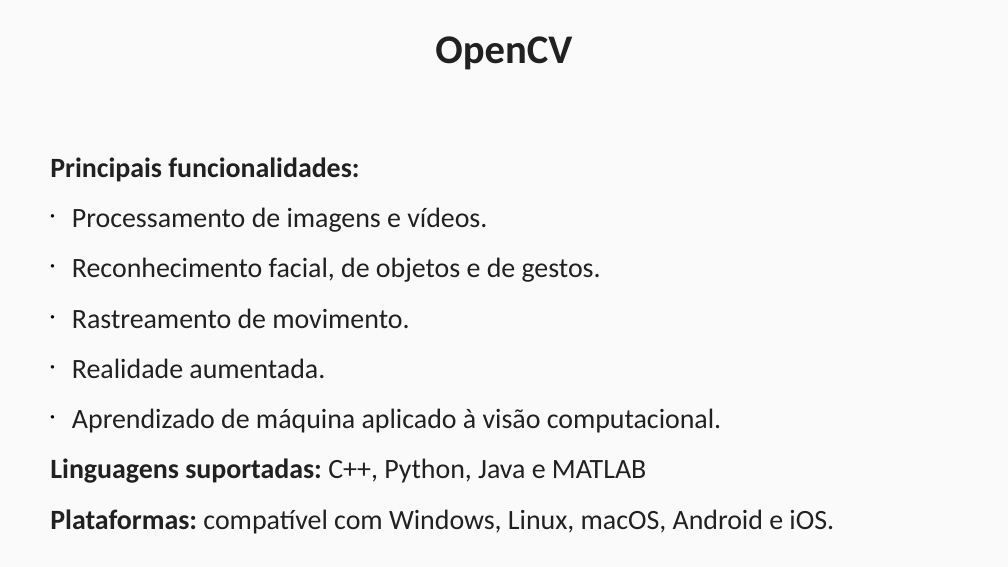
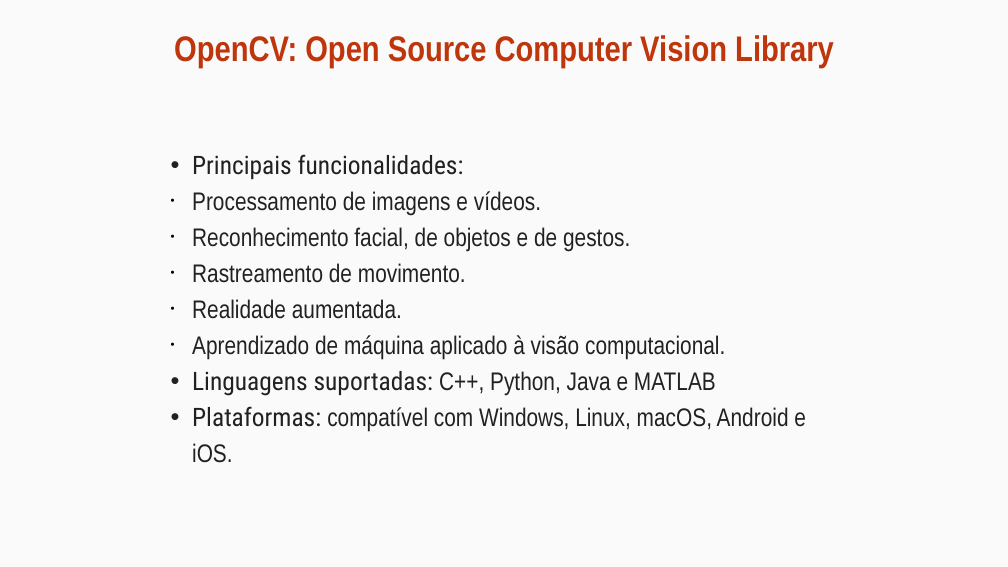
Before and after one commit to maurizioprizzi/finding_lanes, a slide deck: slide 6 of computer_vision_encounter_01.odp (slide 5 before the commit). Drawn at 1008x567 pixels with LibreOffice and Linux fonts; fonts in the diff are those of the drawing. Boxes give left, top, right and bottom in pixels: in the first picture for what was removed or moved away, otherwise in the second. Text is boxed around its words. In the diff, an @@ line names an element or a change of style, - is before the commit and + after.

```diff
--- a/computer_vision_encounter_01.odp
+++ b/computer_vision_encounter_01.odp
@@ title "OpenCV: Open Source Computer Vision ..." at [174, 35, 834, 68]: vertical alignment top to middle @@
@@ title at [174, 35, 834, 68]: text changed; size 32 to 28 pt; font Calibri to Arial Narrow; text colour #212121 to #BF360C @@
-OpenCV
+OpenCV: Open Source Computer Vision Library
@@ subtitle "Principais funcionalidades:": place and size @@
-subtitle "Principais funcionalidades:" at [50, 157, 834, 534]
+subtitle "Principais funcionalidades:" at [192, 154, 806, 463]
@@ subtitle "Principais funcionalidades:" at [192, 154, 806, 463]: size 22 to 20 pt; font Calibri to Roboto Condensed, bold off in "Principais funcionalidades:", "Linguagens suportadas:", "Plataformas:"; font Calibri to Arial Narrow in "Processamento de imagens e vídeos.", "Reconhecimento facial, de objetos e de gestos.", "Rastreamento de movimento.", "Realidade aumentada." and 3 more places; bullet none to •; line spacing 1.5 to 28.4pt @@
```
Also in this commit, not shown: 13 other slides changed, 4 slides added, 4 slides removed, 6 other files.
